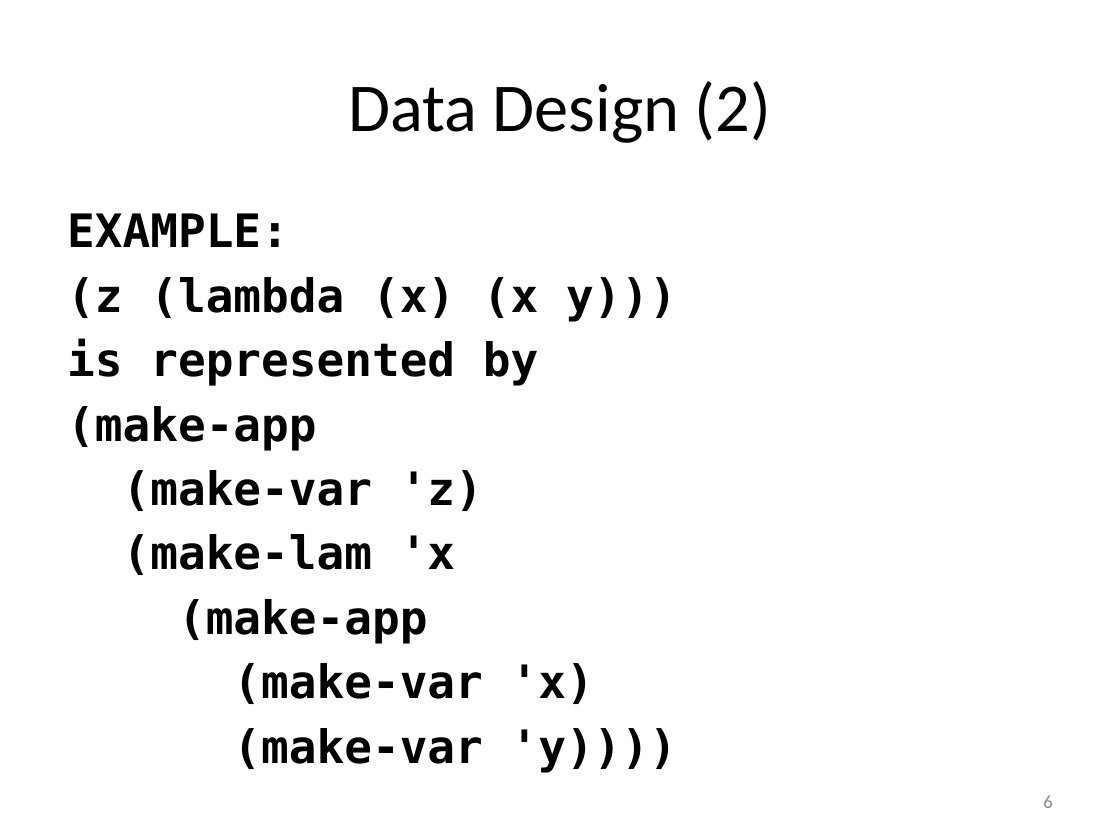
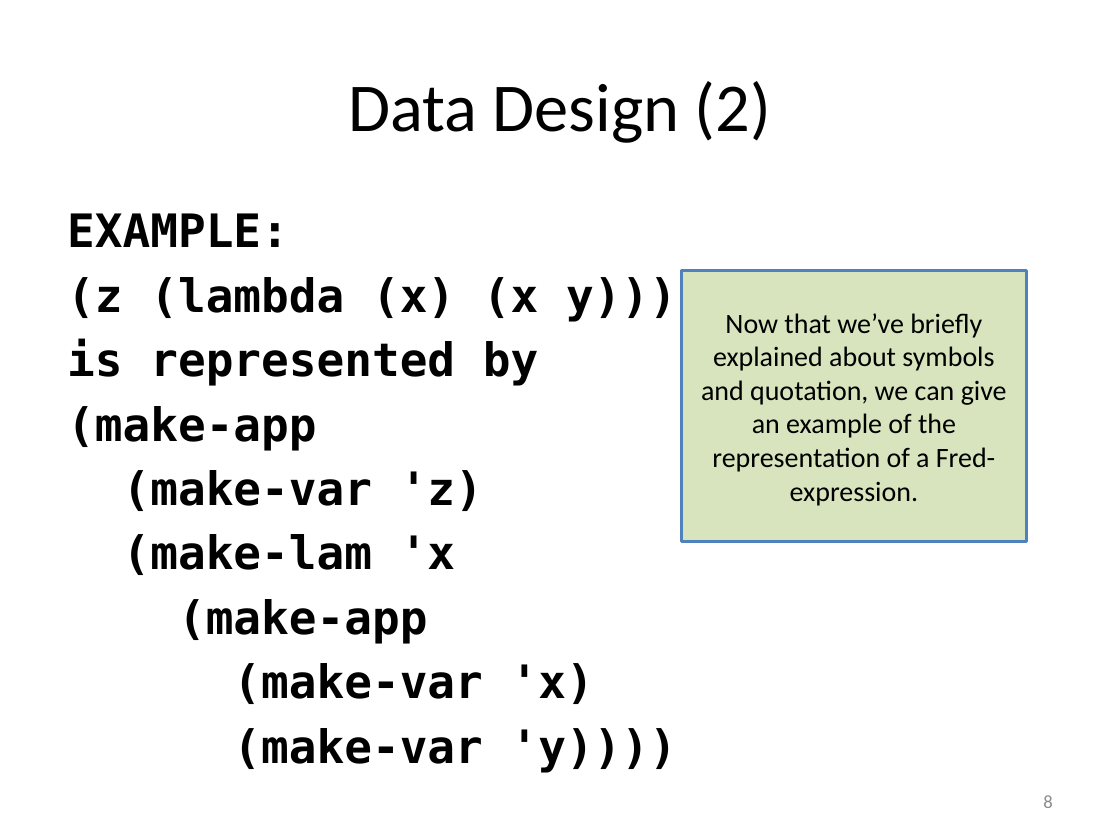
Before and after one commit to mwand/cs5010f16, a slide deck: slide 8 of Slides/Lesson 7.3 Case Study-- Free Variables.pptx (slide 6 before the commit). Drawn at 1120x840 pixels with LibreOffice and Linux fonts; fonts in the diff are those of the drawing. Boxes give left, top, right and bottom in pixels: in the first picture for what was removed or moved away, otherwise in the second. Text is boxed around its words. In the diff, an @@ line names an element or a change of style, - is before the commit and + after.

```diff
--- a/Slides/Lesson 7.3 Case Study-- Free Variables.pptx
+++ b/Slides/Lesson 7.3 Case Study-- Free Variables.pptx
@@ rectangle added at (681, 271, 1026, 542), fill #D7E4BD, outline #4F81BD 2 pt, 18 pt, text #000000 @@
+Now that we’ve briefly explained about symbols and quotation, we can give an example of the representation of a Fred-expression.
@@ page number at (1043, 795, 1052, 808): text changed @@
-6
+8
```
Also in this commit, not shown: 2 slides added, 1 other file.
